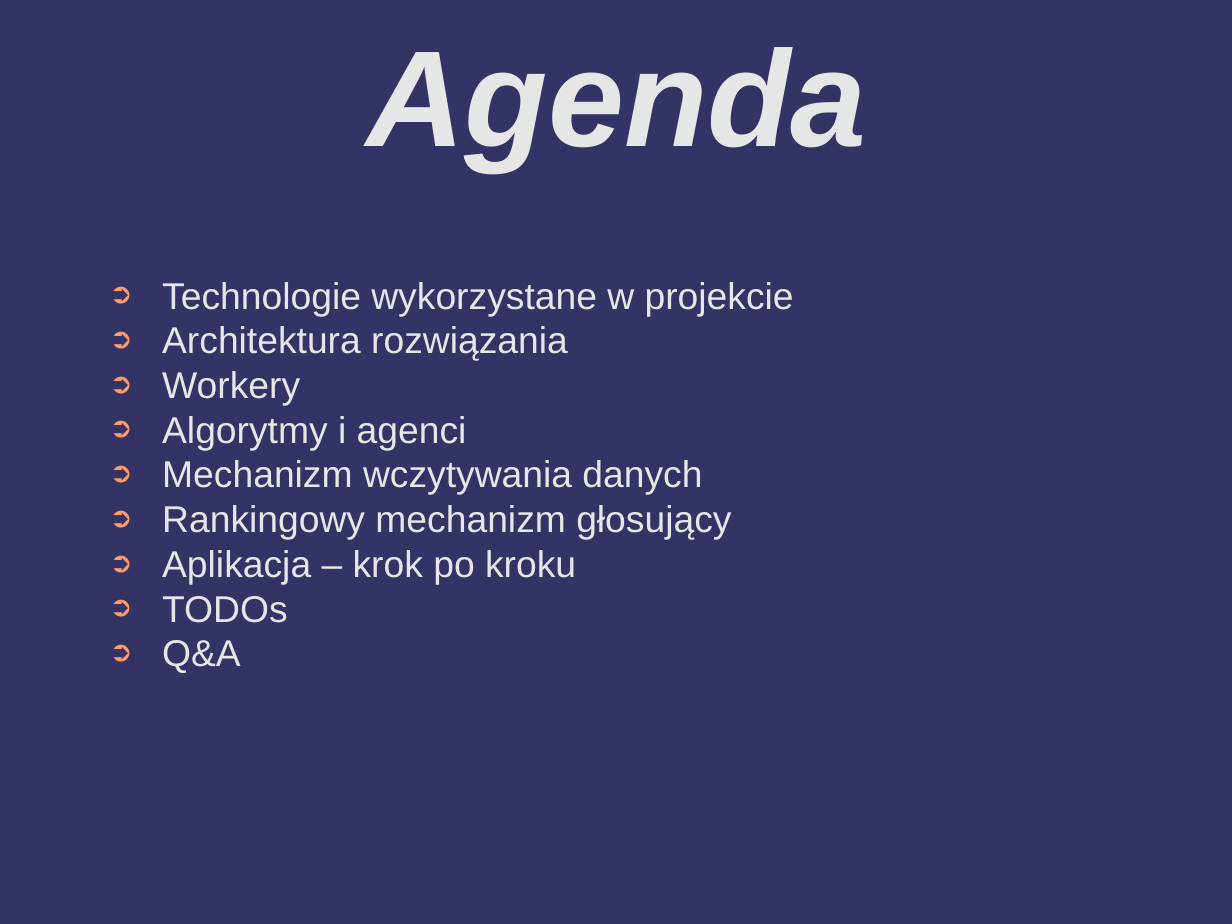
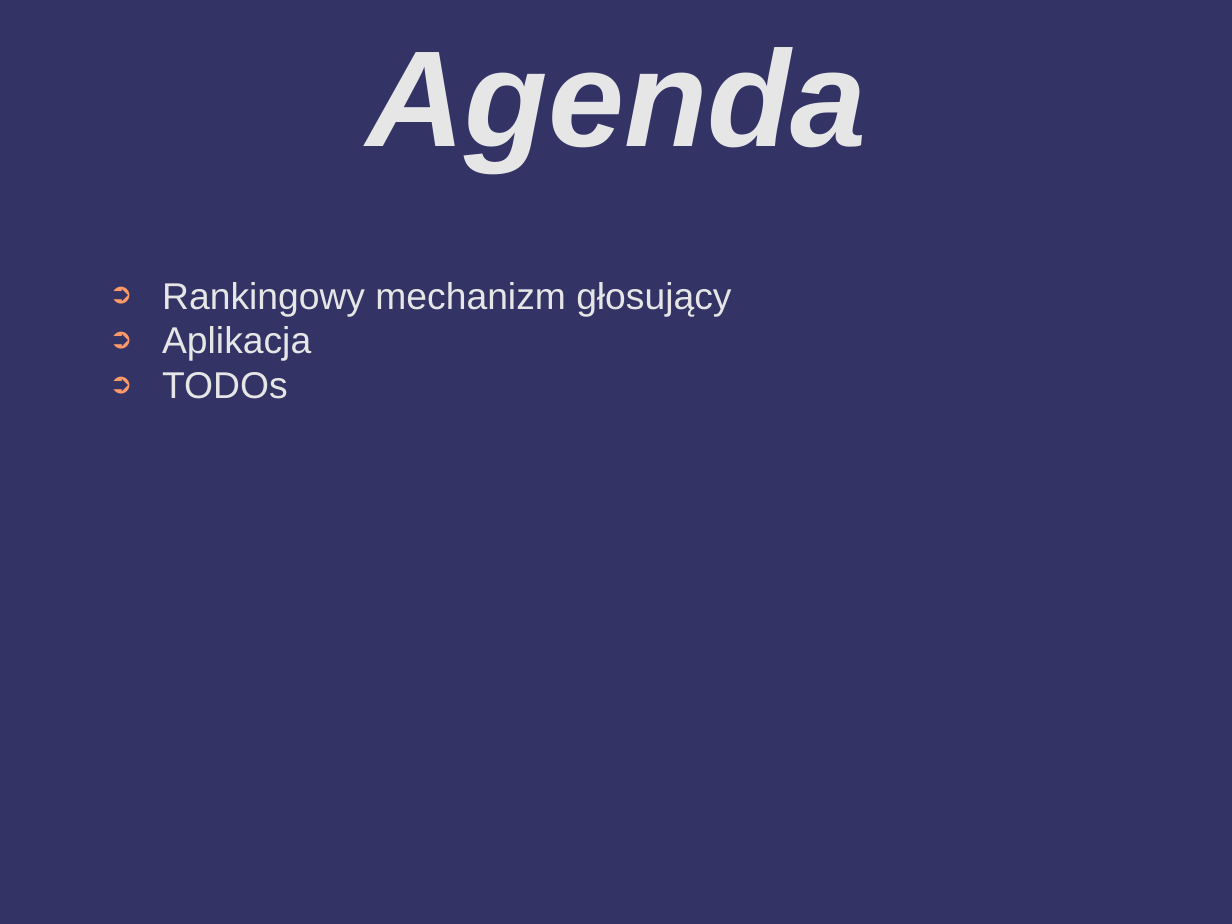
Before and after one commit to barimale/HackNation2025-anomaly-detector, a slide deck: slide 2 of presentation/hackNation2025 - prezentacja - Mateusz Wolnica.odp. Drawn at 1232x924 pixels with LibreOffice and Linux fonts; fonts in the diff are those of the drawing; background and template pictures are left out. Boxes give left, top, right and bottom in pixels: in the first picture for what was removed or moved away, otherwise in the second. Text is boxed around its words. In the diff, an @@ line names an element or a change of style, - is before the commit and + after.

```diff
--- a/presentation/hackNation2025 - prezentacja - Mateusz Wolnica.odp
+++ b/presentation/hackNation2025 - prezentacja - Mateusz Wolnica.odp
@@ text at (x1=162, y1=282, x2=794, y2=495): paragraphs removed @@
-➲ Technologie wykorzystane w projekcie
-➲ Architektura rozwiązania
-➲ Workery
-➲ Algorytmy i agenci
-➲ Mechanizm wczytywania danych
@@ text at (x1=162, y1=326, x2=311, y2=361): text changed @@
-➲ Aplikacja – krok po kroku
+➲ Aplikacja
@@ text at (x1=162, y1=640, x2=241, y2=673): paragraph removed @@
-➲ Q&A
```
Also in this commit, not shown: 2 other slides changed, 4 slides added, 13 slides removed, 26 other files.
